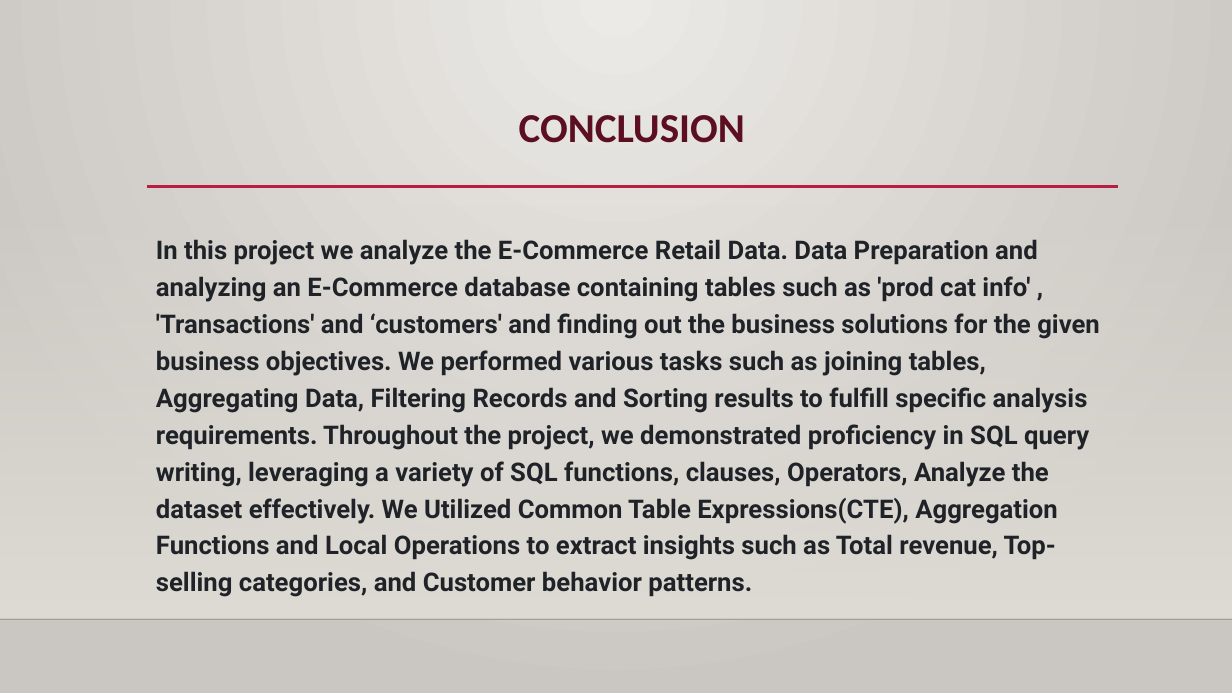
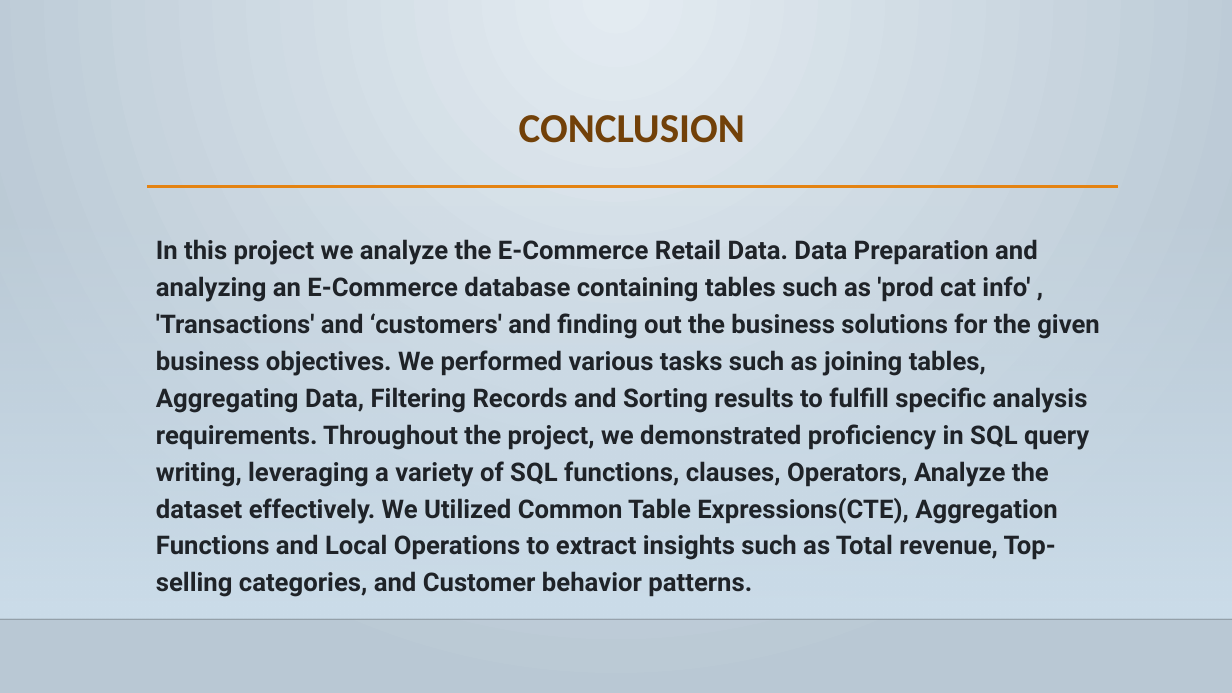
Before and after one commit to GayaGopan/E-COMMERCE-RETAIL-DATA-ANALYSIS, a slide deck: slide 22 of E-COMMERCE-RETAIL-DATA-ANALYSIS_PPT.pptx (slide 23 before the commit). Drawn at 1232x693 pixels with LibreOffice and Linux fonts; fonts in the diff are those of the drawing; background and template pictures are left out. Boxes give left, top, right and bottom in pixels: in the first picture for what was removed or moved away, otherwise in the second. Text is boxed around its words. In the diff, an @@ line names an element or a change of style, - is before the commit and + after.

```diff
--- a/E-COMMERCE-RETAIL-DATA-ANALYSIS_PPT.pptx
+++ b/E-COMMERCE-RETAIL-DATA-ANALYSIS_PPT.pptx
@@ background gradient #ECEAE7 to #CAC7C1 to gradient #E4ECF1 to #B9C9D4 @@
@@ title "CONCLUSION" at [519,115,745,143]: text colour #5C0F21 to #724209 @@
@@ rectangle at [0,204,1232,619]: fill gradient #DFDBD5 to gradient #CCDDEA @@
@@ line (147, 187) - (1118, 187): stroke #B71E42 2.5 pt to #E48312 2.5 pt @@
```
Also in this commit, not shown: 22 other slides changed, 1 slide removed.
